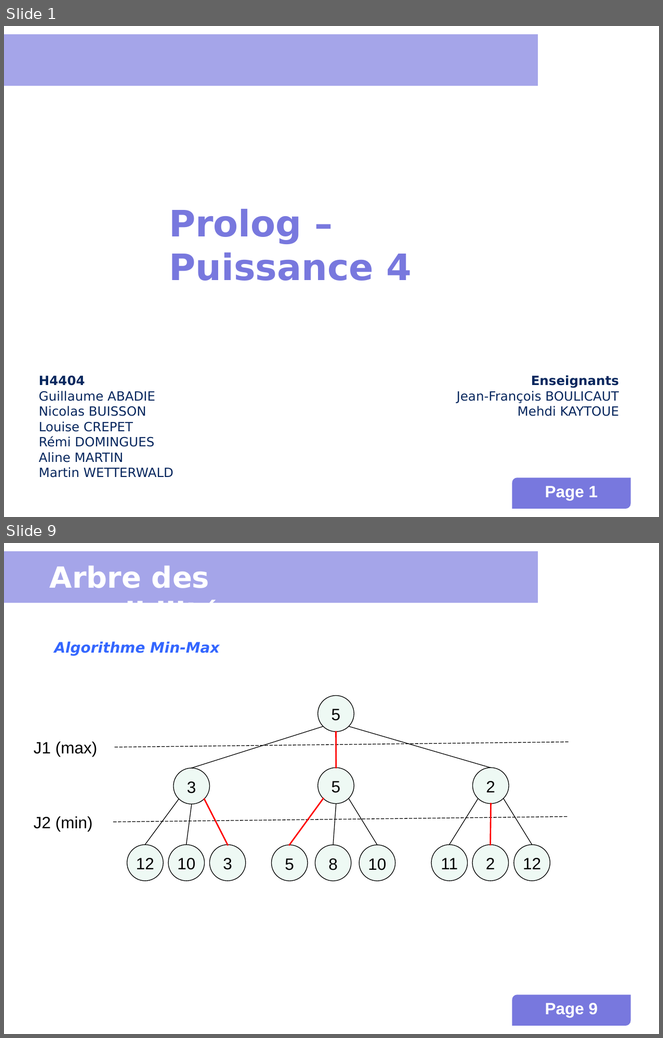
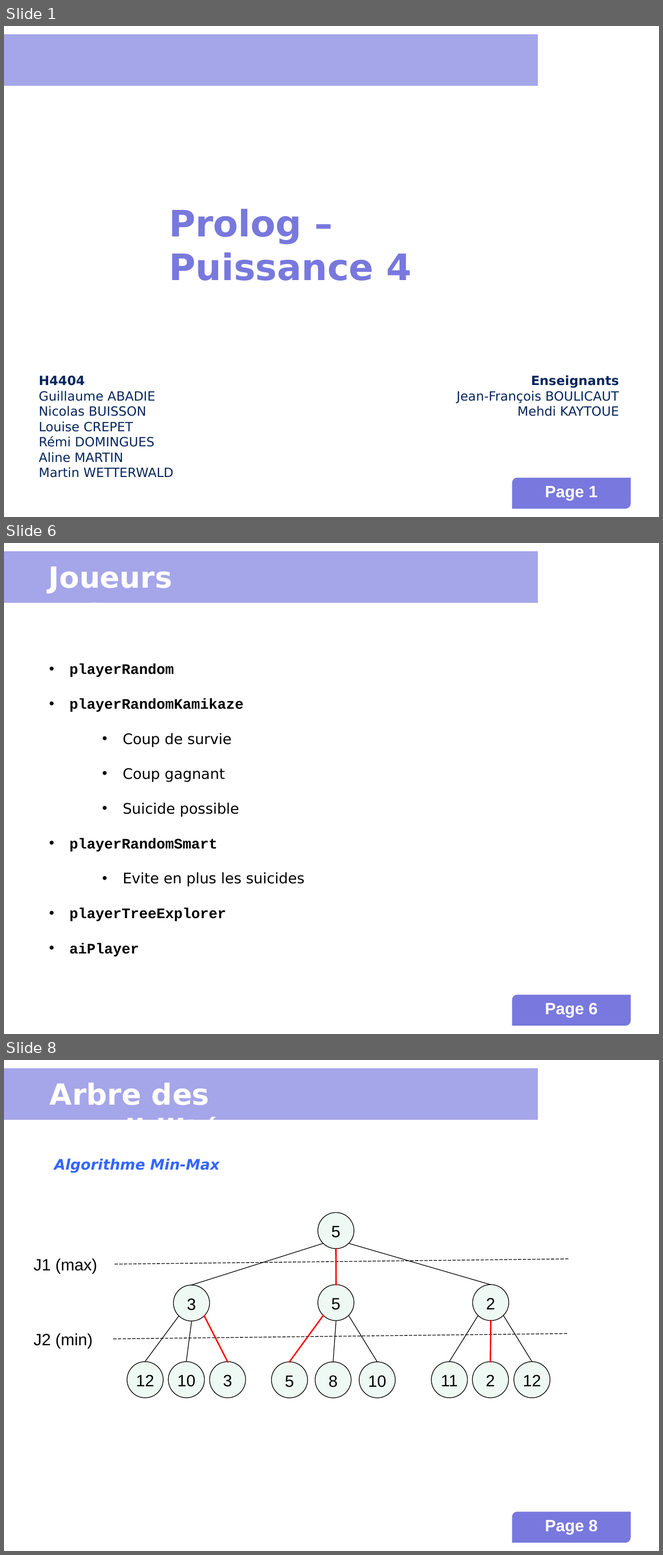
Before and after one commit to INSA-4IF-H4404-2013-2014/Connect-Four, a slide deck: presentation.ppt. Shown one above the other, each under a label of ours: slides 1 and 9 before the commit, slides 1, 6 and 8 after it; the slides between them are not shown. The pictures are 663x1038 and 663x1555 pixels, drawn with LibreOffice and Linux fonts; fonts in the diff are those of the drawing; background and template pictures are left out. Boxes give left, top, right and bottom in pixels: in the first picture for what was removed or moved away, otherwise in the second. Text is boxed around its words. In the diff, an @@ line names an element or a change of style, - is before the commit and + after.

```diff
--- a/presentation.ppt
+++ b/presentation.ppt
@@ slide 6 added at [4, 543, 659, 1034], background #FFFFFF; not listed: 3 template elements that a slide beside it also shows @@
@@ text added at [49, 566, 231, 603], 32 pt, text #FFFFFF, bold @@
+Joueurs autonomes
@@ text added at [70, 664, 305, 957], 16 pt, text #000000, bold @@
+• playerRandom
+• playerRandomKamikaze
+  • Coup de survie
+  • Coup gagnant
+  • Suicide possible
+• playerRandomSmart
+  • Evite en plus les suicides
+• playerTreeExplorer
+• aiPlayer
@@ what was slide 9 is now slide 8 @@
@@ page number at [545, 1520, 598, 1535]: text changed @@
-Page 9
+Page 8
```
Also in this commit, not shown: 9 slides changed, 1 other slide added, 4 slides removed.
